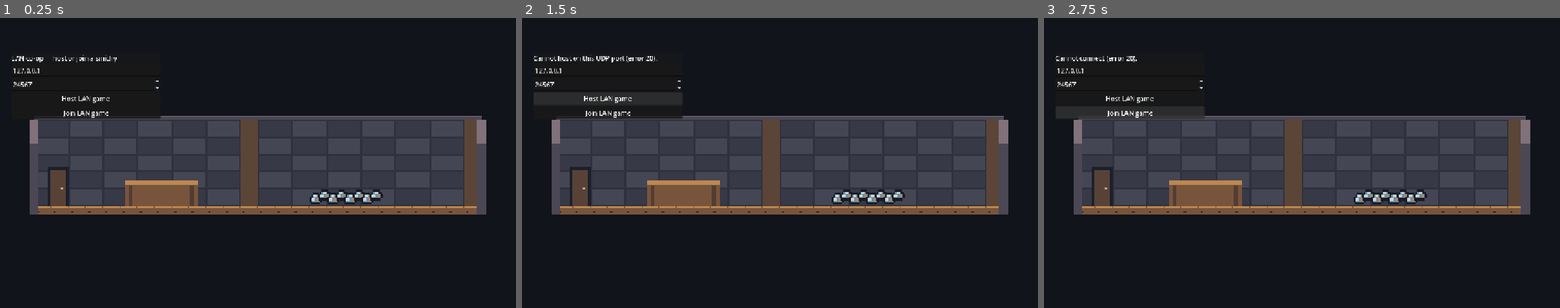
Above: before the commit, frames 1-3 (left to right).
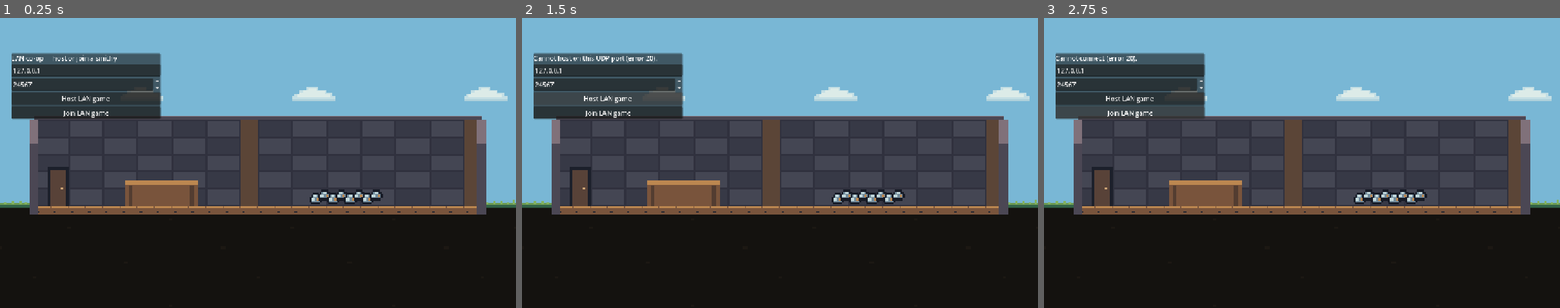
Above: after the commit, the same moments.

Repository: CobaltJT/testproj
Game: Godot game, scene res://scenes/session.tscn
Two runs of this game, one before a commit and one after it. Both use one fixed random seed, a clock stepped at 60 frames per second and the inputs below.
Inputs (mouse positions are in pixels of both pictures, inside the frame that each line leads up to):
- Up to frame 1 (0.25 s): no input
- Up to frame 2 (1.5 s): tap Enter at 0.5 s; move the mouse to (893, 148) at 0.52 s; hold D (move_right) 0.53-1.25 s; tap T (cycle_storage) at 0.6 s; click (893, 148) at 0.67 s; tap Space (jump) at 0.77 s; click "Host LAN game" at 1.25 s
- Up to frame 3 (2.75 s): click "Join LAN game" at 2 s

The runs differ from the first frame. In frame 1, 37% of the frame differs, in the area x 0-100%, y 0-66%; in frame 2, 37%; in frame 3, 37%.

Commit message:
Keep reputation nonnegative and add sky and earth scenery

Diff:
--- /dev/null
+++ b/assets/textures/cloud.svg
@@ -0,0 +1 @@
+<svg xmlns="http://www.w3.org/2000/svg" width="40" height="16" shape-rendering="crispEdges"><path fill="#d0e5e7" d="M2 8H6V4H13V1H24V4H31V7H37V10H40V14H0V10H2Z"/><path fill="#edf4eb" d="M6 7H10V4H15V2H23V5H30V8H35V11H4V8H6Z"/><path fill="#b9d5dc" d="M0 13H40V15H0Z"/></svg>
--- /dev/null
+++ b/assets/textures/grass.svg
@@ -0,0 +1 @@
+<svg xmlns="http://www.w3.org/2000/svg" width="32" height="8" shape-rendering="crispEdges"><path fill="#326348" d="M0 4H32V8H0Z"/><path fill="#6b9951" d="M0 3H32V5H0Z"/><path fill="#83b260" d="M2 1H4V4H2ZM7 2H9V4H7ZM13 0H15V4H13ZM20 2H22V4H20ZM27 1H29V4H27Z"/><path fill="#243c2b" d="M0 7H32V8H0Z"/></svg>
--- /dev/null
+++ b/assets/textures/sky.svg
@@ -0,0 +1 @@
+<svg xmlns="http://www.w3.org/2000/svg" width="16" height="16" shape-rendering="crispEdges"><path fill="#79b7d5" d="M0 0H16V16H0Z"/></svg>
--- a/scripts/customer_state.gd
+++ b/scripts/customer_state.gd
@@ -21,7 +21,9 @@
 var spent := 0
 var refunds := 0
 var coins := 100
-var reputation := 0
+var reputation: int = 0:
+	set(value):
+		reputation = maxi(0, value)
 
 func _init() -> void:
 	rng.randomize()
--- a/scripts/room_world.gd
+++ b/scripts/room_world.gd
@@ -9,6 +9,7 @@
 var generated: Node2D
 var collision: StaticBody2D
 var entrance: Node2D
+var landscape: Node2D
 
 func _enter_tree() -> void:
 	entrance = Node2D.new()
@@ -18,6 +19,7 @@
 	add_child(entrance)
 
 func _ready() -> void:
+	create_landscape()
 	configure(ROOMS.new())
 
 func picture(parent: Node, texture: Texture2D, at: Vector2, size: Vector2 = Vector2.ZERO) -> Sprite2D:
@@ -83,7 +85,6 @@
 		if cell.y != 1: continue
 		var rect: Rect2 = layout.room_rect(true, cell)
 		var band := Rect2(rect.position.x, 288, rect.size.x, ROOMS.MAP.MINE_GAP)
-		picture(generated, EARTH, band.position, band.size).z_index = -1
 		if cell.x == ROOMS.SHAFT_COLUMN:
 			solid(Rect2(band.position, Vector2(374 - band.position.x, band.size.y)))
 			solid(Rect2(406, band.position.y, band.end.x - 406, band.size.y))
@@ -101,3 +102,27 @@
 	picture(generated, preload("res://assets/textures/room_door.svg"), Vector2(60, 180))
 	if has_node("Player"):
 		$Player.set_ladders(layout.ladders())
+
+func tiled_picture(parent: Node, texture: Texture2D, at: Vector2, size: Vector2) -> Sprite2D:
+	var sprite := picture(parent, texture, at)
+	sprite.texture_repeat = CanvasItem.TEXTURE_REPEAT_ENABLED
+	sprite.region_enabled = true
+	sprite.region_rect = Rect2(Vector2.ZERO, size)
+	return sprite
+
+func create_landscape() -> void:
+	landscape = Node2D.new()
+	landscape.name = "Landscape"
+	landscape.z_index = -30
+	add_child(landscape)
+	# Extend past all camera bounds, including wide windows and the overview.
+	var sky := picture(landscape, preload("res://assets/textures/sky.svg"), Vector2(-4096, -4096), Vector2(8192, 4312))
+	sky.name = "Sky"
+	var earth := tiled_picture(landscape, EARTH, Vector2(-4096, 216), Vector2(8192, 8192))
+	earth.name = "Earth"
+	var grass := tiled_picture(landscape, preload("res://assets/textures/grass.svg"), Vector2(-4096, 210), Vector2(8192, 8))
+	grass.name = "Grass"
+	for row in range(3):
+		for col in range(15):
+			var cloud := picture(landscape, preload("res://assets/textures/cloud.svg"), Vector2(-512 + col * 160 + (row % 2) * 70, -56 + row * 80))
+			cloud.modulate.a = 0.65 if row == 1 else 0.85
--- a/tests/card_controls.gd
+++ b/tests/card_controls.gd
@@ -39,6 +39,7 @@
 	session.players[1].position = Vector2(166, 216)
 	session.cycle.phase = "shop"
 	session.orders.until_arrival = 100
+	session.orders.reputation = 20
 	session.orders.queue = [{"id": 501, "kind": "horseshoe", "age": 2.0, "remaining": 10.0, "accepted": false, "quantity": 1, "delivered": 0}, {"id": 502, "kind": "sword", "age": 2.0, "remaining": 10.0, "accepted": false, "quantity": 2, "delivered": 0}]
 	session.refresh_orders()
 	await frames(8)
@@ -47,9 +48,9 @@
 	check(not session.orders.queue[0].accepted and session.orders.queue[1].accepted, "Real mouse click accepts second queued customer's order")
 	check(not session.hud.order_cards[502].accept_button.visible and session.hud.order_cards[502].reject_button.visible, "Accepted order retains red failure button")
 	await click(session.hud.order_cards[502].reject_button)
-	check(session.orders.queue.size() == 1 and session.orders.queue[0].id == 501 and session.orders.missed == 1 and session.orders.reputation == -6, "Red button fails already accepted queued order for six reputation")
+	check(session.orders.queue.size() == 1 and session.orders.queue[0].id == 501 and session.orders.missed == 1 and session.orders.reputation == 14, "Red button fails already accepted queued order for six reputation")
 	await click(session.hud.order_cards[501].reject_button)
-	check(session.orders.rejected == 1 and session.orders.reputation == -9, "Red button declines unaccepted order for three reputation")
+	check(session.orders.rejected == 1 and session.orders.reputation == 11, "Red button declines unaccepted order for three reputation")
 	session.merchant.step(12)
 	session.refresh_merchant()
 	await frames(4)
--- a/tests/customers.gd
+++ b/tests/customers.gd
@@ -32,14 +32,15 @@
 	check(not orders.deliver(1, Vector2(166, 288), ore), "Delivery still requires counter proximity")
 	check(orders.deliver(1, counter, ore) and orders.reputation == 2 and orders.coins == 110, "Front delivery pays and rewards reputation")
 	check(not orders.deliver(1, counter, ore), "Sold product cannot reward twice")
-	check(orders.decide(2, Vector2(500, 528), 2, false, 1) and orders.missed == 1 and orders.rejected == 0 and orders.reputation == -4, "Rejecting accepted queued request counts as failure for six reputation, ignoring rejection discounts")
-	check(not orders.decide(3, counter, 2, false) and orders.reputation == -4, "Stale rejection cannot charge twice")
+	orders.reputation = 20
+	check(orders.decide(2, Vector2(500, 528), 2, false, 1) and orders.missed == 1 and orders.rejected == 0 and orders.reputation == 14, "Rejecting accepted queued request counts as failure for six reputation, ignoring rejection discounts")
+	check(not orders.decide(3, counter, 2, false) and orders.reputation == 14, "Stale rejection cannot charge twice")
 	orders.queue = [{"id": 3, "kind": "axe", "remaining": 30.0, "age": 2.0, "accepted": true}, {"id": 4, "kind": "sword", "remaining": 5.0, "age": 1.0, "accepted": false}, {"id": 5, "kind": "horseshoe", "remaining": 8.0, "age": 1.0, "accepted": true}]
 	orders.step(8, false)
 	check(orders.queue.size() == 1 and orders.queue[0].id == 3 and orders.queue[0].remaining == 22, "Queued pending and accepted orders expire independently behind front")
-	check(orders.unanswered == 1 and orders.rejected == 1 and orders.missed == 2 and orders.reputation == -13, "Unanswered costs three and accepted timeout costs six once each")
+	check(orders.unanswered == 1 and orders.rejected == 1 and orders.missed == 2 and orders.reputation == 5, "Unanswered costs three and accepted timeout costs six once each")
 	orders.queue.append({"id": 6, "kind": "axe", "remaining": 10.0, "age": 0.0, "accepted": false})
-	check(orders.decide(1, counter, 6, false, 1) and orders.reputation == -14, "Unaccepted rejection keeps its skill discount even while walking or queued")
+	check(orders.decide(1, counter, 6, false, 1) and orders.reputation == 4, "Unaccepted rejection keeps its skill discount even while walking or queued")
 	var copy = ORDERS.new()
 	copy.restore(orders.snapshot())
 	check(copy.missed == 2 and copy.rejected == 2 and copy.queue[0].remaining == 22 and copy.coins == 110, "Snapshot preserves independent queue clocks and outcomes")
@@ -50,5 +51,22 @@
 	a.step(100)
 	for i in range(1000): b.step(0.1)
 	check(a.number == b.number and a.reputation == b.reputation and a.unanswered == b.unanswered and a.rng.state == b.rng.state, "Large and small clock steps agree for arrival-based deadlines")
+	var floor_test = ORDERS.new()
+	for accepted in [false, true]:
+		for start_rep in [0, 1, 5]:
+			floor_test.reputation = start_rep
+			floor_test.queue = [{"id": 1, "kind": "axe", "remaining": 1.0, "age": 2.0, "accepted": accepted}]
+			floor_test.decide(1, counter, 1, false)
+			check(floor_test.reputation == maxi(0, start_rep - (6 if accepted else 3)), "Rejection/failure clamps at zero: %s, %s" % [accepted, start_rep])
+			floor_test.reputation = start_rep
+			floor_test.queue = [{"id": 1, "kind": "axe", "remaining": 1.0, "age": 2.0, "accepted": accepted}]
+			floor_test.step(1, false)
+			check(floor_test.reputation == maxi(0, start_rep - (6 if accepted else 3)), "Expiry clamps at zero: %s, %s" % [accepted, start_rep])
+	var old_state: Dictionary = floor_test.snapshot()
+	old_state.reputation = -50
+	floor_test.restore(old_state)
+	check(floor_test.reputation == 0 and floor_test.snapshot().reputation == 0, "Restoring negative reputation clamps synchronized state")
+	floor_test.reputation += 2
+	check(floor_test.reputation == 2, "Reputation can grow immediately after hitting zero")
 	print("ORDERS RESULT: ", failures, " failures")
 	quit(1 if failures else 0)
--- a/tests/customers_physics.gd
+++ b/tests/customers_physics.gd
@@ -66,7 +66,7 @@
 	session.hud.order_cards[2].reject_button.pressed.emit()
 	await frames(2)
 	await frames(3)
-	check(session.orders.rejected == 1 and session.orders.reputation == -1, "Reject card button declines request for three reputation")
+	check(session.orders.rejected == 1 and session.orders.reputation == 0, "Reject card button declines request for three reputation")
 	session.disconnect_game("Done")
 	check(session.orders.coins == 100 and session.orders.completed == 0 and not session.order_label.visible, "New session resets orders and earnings")
 	print("ORDER INTERACTION RESULT: ", failures, " failures")
--- a/tests/day.gd
+++ b/tests/day.gd
@@ -44,7 +44,7 @@
 	check(copy.summary == day.summary and copy.phase == "summary", "Snapshot preserves report for joining clients")
 	check(day.advance(1) and not day.advance(1), "Summary closure begins one transition")
 	day.step(DAY.FADE_DURATION, orders, merchant)
-	check(day.day == 2 and day.phase == "morning" and orders.coins == 110 and orders.reputation == -4, "Next morning preserves economy and reputation")
+	check(day.day == 2 and day.phase == "morning" and orders.coins == 110 and orders.reputation == 0, "Next morning preserves economy and reputation")
 	check(not day.advance(1), "Stale previous-day button cannot open new day")
 	day.advance(2)
 	day.remaining = 0.01
--- a/tests/difficulty.gd
+++ b/tests/difficulty.gd
@@ -45,7 +45,7 @@
 	check(gaps.size() > 100 and high_total < low_total / 2, "Arrival intervals vary and high reputation increases frequency")
 	low.reputation = -1000
 	high.reputation = 100000
-	check(low.max_quantity() == 1 and low.arrival_range() == Vector2(18, 26) and high.max_quantity() == 10 and high.arrival_range().x > 6, "Negative reputation uses starter difficulty and high reputation is capped")
+	check(low.reputation == 0 and low.max_quantity() == 1 and low.arrival_range() == Vector2(18, 26) and high.max_quantity() == 10 and high.arrival_range().x > 6, "Reputation floors at zero with starter difficulty and high reputation is capped")
 	low.reputation = 10
 	check(low.max_quantity() == 2, "Each ten reputation unlocks one more possible item")
 	var copy = ORDERS.new()
@@ -69,7 +69,7 @@
 	ore.pickup(1, 2)
 	check(orders.deliver(1, counter, ore) and orders.queue.is_empty() and orders.completed == 1 and orders.reputation == 2 and orders.earned == 31, "Cooperative completion counts one request, rewards reputation once and applies each seller's bonus")
 	partial.step(30, false)
-	check(partial.missed == 1 and partial.reputation == -6 and partial.coins == 110, "Partial order still fails on original deadline; already delivered goods stay sold")
+	check(partial.missed == 1 and partial.reputation == 0 and partial.coins == 110, "Partial order still fails on original deadline; already delivered goods stay sold")
 	var a = ORDERS.new()
 	var b = ORDERS.new()
 	a.reputation = 80
--- a/tests/multiplayer.gd
+++ b/tests/multiplayer.gd
@@ -389,7 +389,7 @@
 		check(await until(func(): return not session.orders.queue.is_empty() and session.orders.queue[0].accepted), "Next remote acceptance replicated")
 		await press("interact")
 	await stage("expire")
-	check(session.orders.coins == 80 and session.orders.reputation == -2, "Shared rewards and expiry penalty replicated")
+	check(session.orders.coins == 80 and session.orders.reputation == 0, "Shared rewards and expiry penalty replicated")
 	done("expire")
 	await stage("move")
 	if role == "client1":
--- a/tests/progression_physics.gd
+++ b/tests/progression_physics.gd
@@ -57,6 +57,7 @@
 	check(session.orders.coins == coins - 5, "Wood discount rounds up to whole coins")
 	dwarf.position = Vector2(166, 216)
 	session.orders.queue = [{"id": 1, "kind": "horseshoe", "remaining": 10.0, "age": 2.0, "accepted": false}]
+	session.orders.reputation = 10
 	var rep: int = session.orders.reputation
 	session.decide_order_for(1, 1, false)
 	check(session.orders.reputation == rep - 2, "Diplomat reduces explicit rejection by one")
Not shown, added: assets/textures/cloud.svg.import
Not shown, added: assets/textures/grass.svg.import
Not shown, added: assets/textures/sky.svg.import
